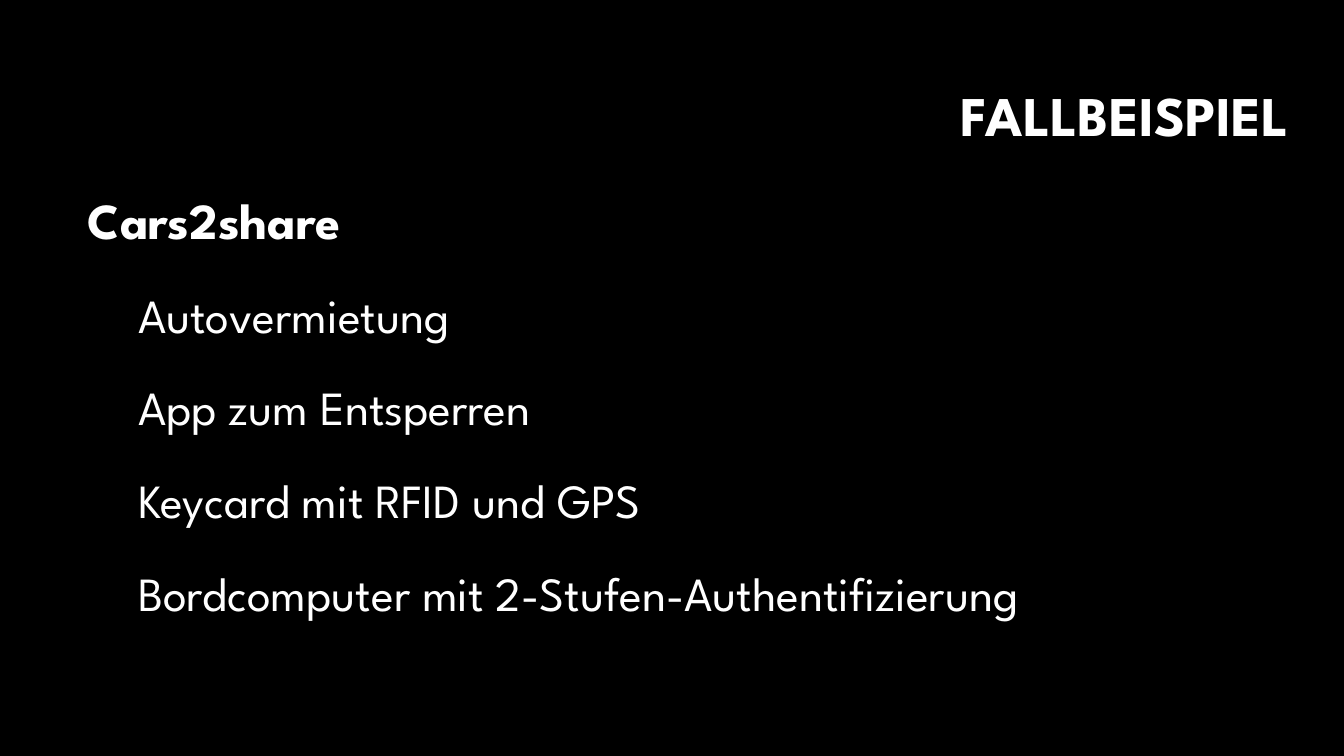
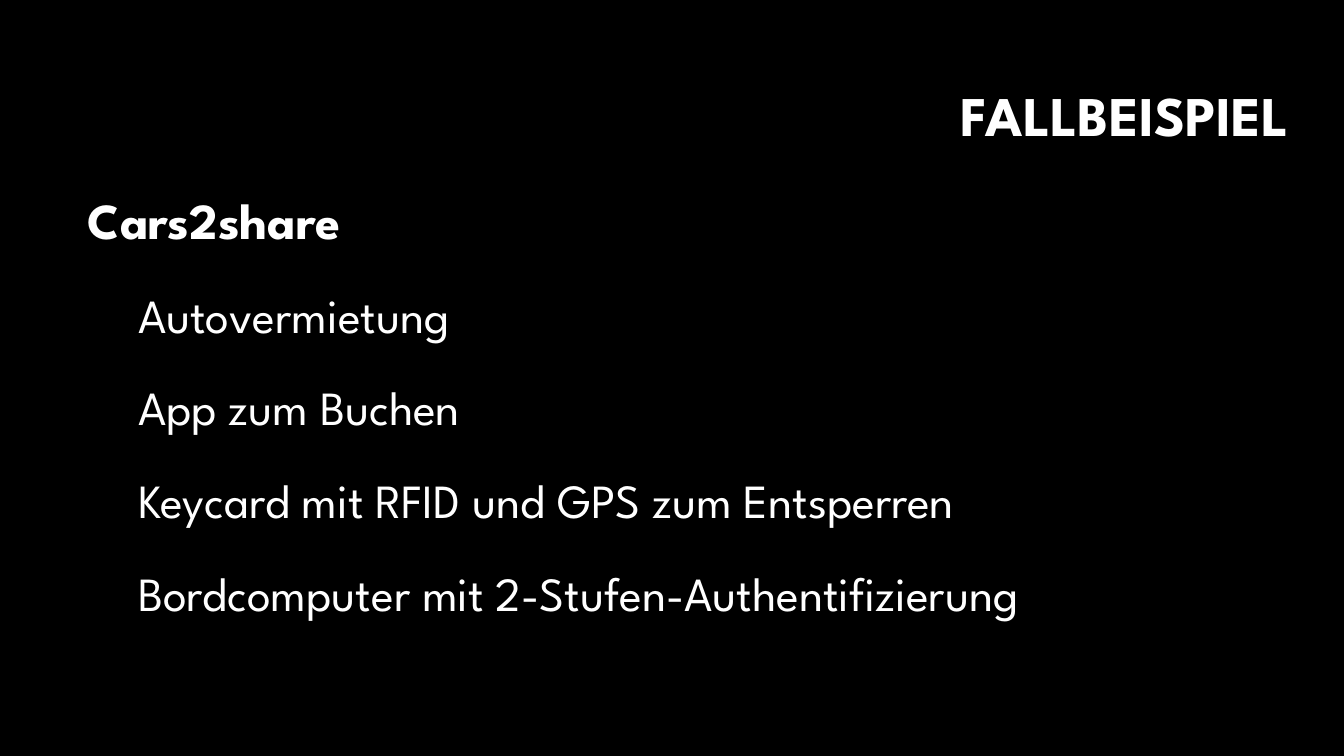
Before and after one commit to chrizz92/SYP-UML-5ABIF-2020-2021, a slide deck: slide 3 of UML_Vorlage_Christian.pptx. Drawn at 1344x756 pixels with LibreOffice and Linux fonts; fonts in the diff are those of the drawing; background and template pictures are left out. Boxes give left, top, right and bottom in pixels: in the first picture for what was removed or moved away, otherwise in the second. Text is boxed around its words. In the diff, an @@ line names an element or a change of style, - is before the commit and + after.

```diff
--- a/UML_Vorlage_Christian.pptx
+++ b/UML_Vorlage_Christian.pptx
@@ text at <box>138,392,954,528</box>: text changed @@
-  App zum Entsperren
-  Keycard mit RFID und GPS
+  App zum Buchen
+  Keycard mit RFID und GPS zum Entsperren
```
Also in this commit, not shown: 2 other files.
